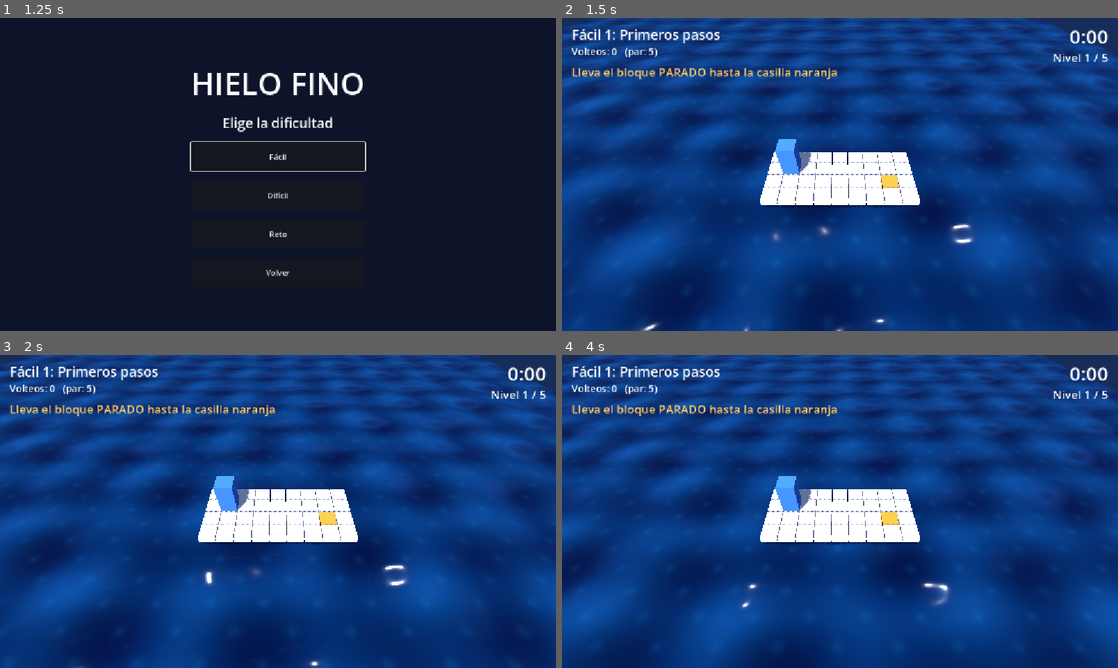
Above: before the commit, frames 1-4 (two rows, left to right).
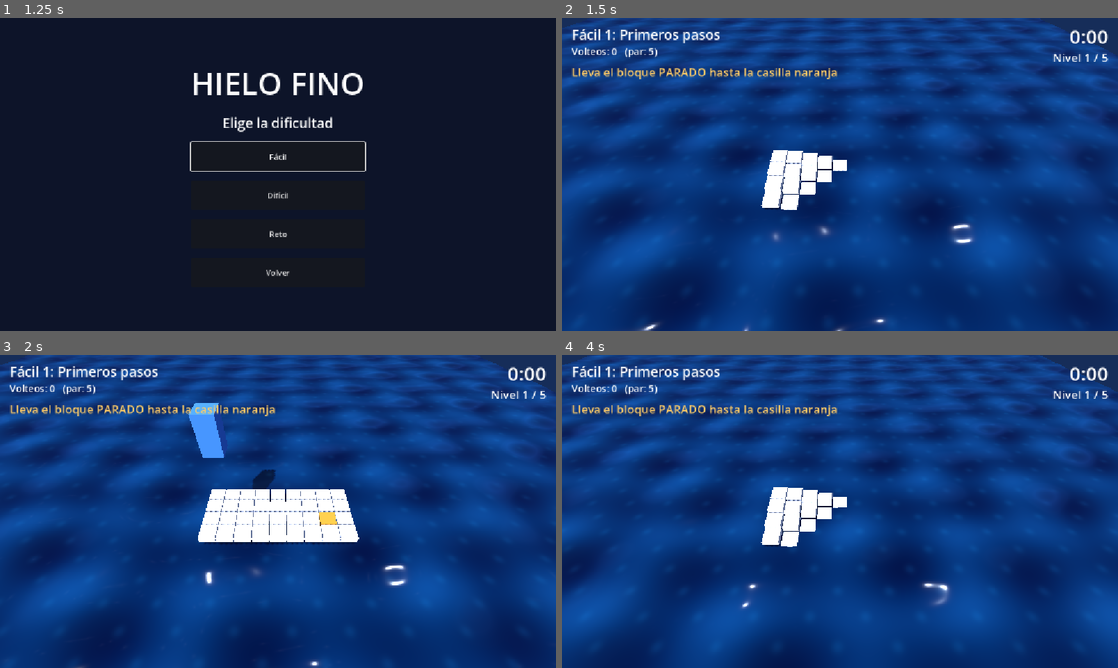
Above: after the commit, the same moments.

Repository: iandifilippo/hielo-fino
Game: Godot game, scene res://escenas/menu.tscn
Two runs of this game, one before a commit and one after it. Both use one fixed random seed, a clock stepped at 60 frames per second and the inputs below.
Inputs:
- Up to frame 1 (1.25 s): click "Jugar" at 0.5 s
- Up to frame 2 (1.5 s): click "Fácil" at 1.25 s
- Up to frame 3 (2 s): no input
- Up to frame 4 (4 s): tap Enter at 2 s; hold Right 2.03-2.78 s; tap R at 2.1, 2.85, 3.8 s; tap Space at 2.27, 3.02 s; hold Down 2.78-3.53 s; hold Right from 3.53 s (still down); tap Z at 3.6 s

Frame 1 is identical in both runs. In frame 2, 3.7% of the frame differs, in the area x 35-65%, y 38-62%; in frame 3, 1.5%; in frame 4, 3.7%.

Commit message:
Entrada del nivel: casillas suben en ola y el bloque cae

Diff:
--- a/scripts/bloque.gd
+++ b/scripts/bloque.gd
@@ -14,6 +14,7 @@
 var o := "S"
 var moviendo := false
 var _hundir: Tween
+var _entrada: Tween
 
 func colocar(x: int, z: int, ori: String) -> void:
 	bx = x
@@ -21,6 +22,8 @@
 	o = ori
 	if _hundir and _hundir.is_valid():
 		_hundir.kill()
+	if _entrada and _entrada.is_valid():
+		_entrada.kill()
 	transform = transform_de(x, z, ori)
 	visible = true
 
@@ -85,3 +88,15 @@
 func hundir(profundidad: float, segundos: float) -> void:
 	_hundir = create_tween()
 	_hundir.tween_property(self, "position:y", position.y - profundidad, segundos)
+
+# CAE DESDE ARRIBA AL EMPEZAR EL NIVEL
+func aparecer(retraso: float) -> void:
+	var abajo := position.y
+	position.y = abajo + 4.0
+	visible = false
+	moviendo = true
+	_entrada = create_tween()
+	_entrada.tween_interval(retraso)
+	_entrada.tween_callback(show)
+	_entrada.tween_property(self, "position:y", abajo, 0.35).set_trans(Tween.TRANS_QUAD).set_ease(Tween.EASE_IN)
+	_entrada.tween_callback(func(): moviendo = false)
--- a/scripts/casilla.gd
+++ b/scripts/casilla.gd
@@ -66,3 +66,11 @@
 	for i in 10:
 		tw.tween_property(malla, "position:x", randf_range(-0.04, 0.04), 0.045)
 	tw.tween_property(malla, "position:x", 0.0, 0.05)
+
+# SUBE DESDE EL AGUA AL EMPEZAR EL NIVEL
+func entrar(retraso: float) -> void:
+	var destino := position.y
+	position.y = destino - 1.5
+	var tw := create_tween()
+	tw.tween_interval(retraso)
+	tw.tween_property(self, "position:y", destino, 0.35).set_trans(Tween.TRANS_BACK).set_ease(Tween.EASE_OUT)
--- a/scripts/juego.gd
+++ b/scripts/juego.gd
@@ -23,6 +23,7 @@
 var tiempo := 0.0
 var estado := "jugando"       # "jugando", "caido", "gano" O "tiempo"
 var quieto := 0.0             # SEGUNDOS SIN TOCAR NADA
+var entrando := 0.0           # SEGUNDOS QUE DURA LA ENTRADA DEL NIVEL
 
 func _ready() -> void:
 	cargar_nivel()
@@ -46,12 +47,17 @@
 			c.position = Vector3(x + 0.5, -0.15, z + 0.5)
 			tablero.add_child(c)
 			c.configurar(letra)
+			# ENTRADA EN OLA: PRIMERO LAS DE ARRIBA A LA IZQUIERDA
+			c.entrar((x + z) * 0.035)
 			casillas[Vector2i(x, z)] = c
 			if letra == "I":
 				inicio = Vector2i(x, z)
 			elif letra == "M":
 				meta = Vector2i(x, z)
 	bloque.colocar(inicio.x, inicio.y, "S")
+	var ultima: float = (filas[0].length() + filas.size()) * 0.035
+	bloque.aparecer(ultima + 0.2)
+	entrando = ultima + 0.55
 
 	# CÁMARA MIRANDO AL CENTRO DEL TABLERO
 	var ancho: float = filas[0].length()
@@ -83,7 +89,9 @@
 # ---------- CADA FRAME ----------
 
 func _process(delta: float) -> void:
-	if estado == "jugando" or estado == "caido":
+	if entrando > 0.0:
+		entrando -= delta
+	elif estado == "jugando" or estado == "caido":
 		tiempo += delta
 	quieto += delta
 	if datos.get("sin_caida", false) and volteos == 0 and quieto > 4.0:
Not shown, added: materiales/cielo.gdshader.uid
Not shown, added: materiales/hielo_cristal.gdshader.uid
